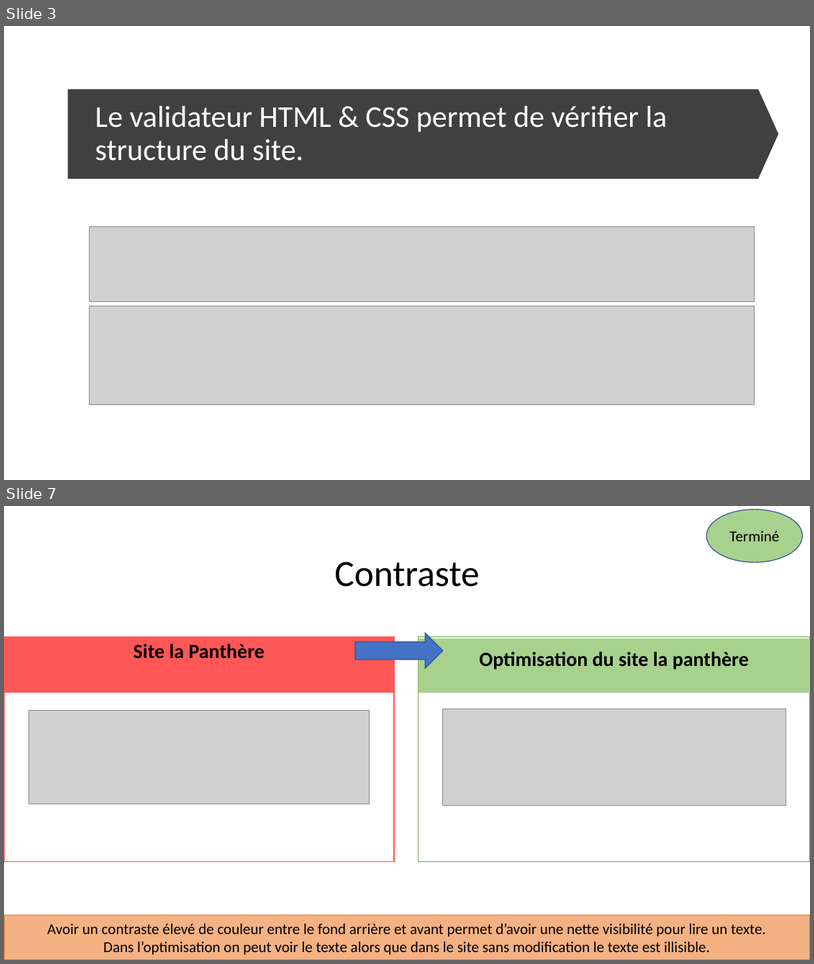
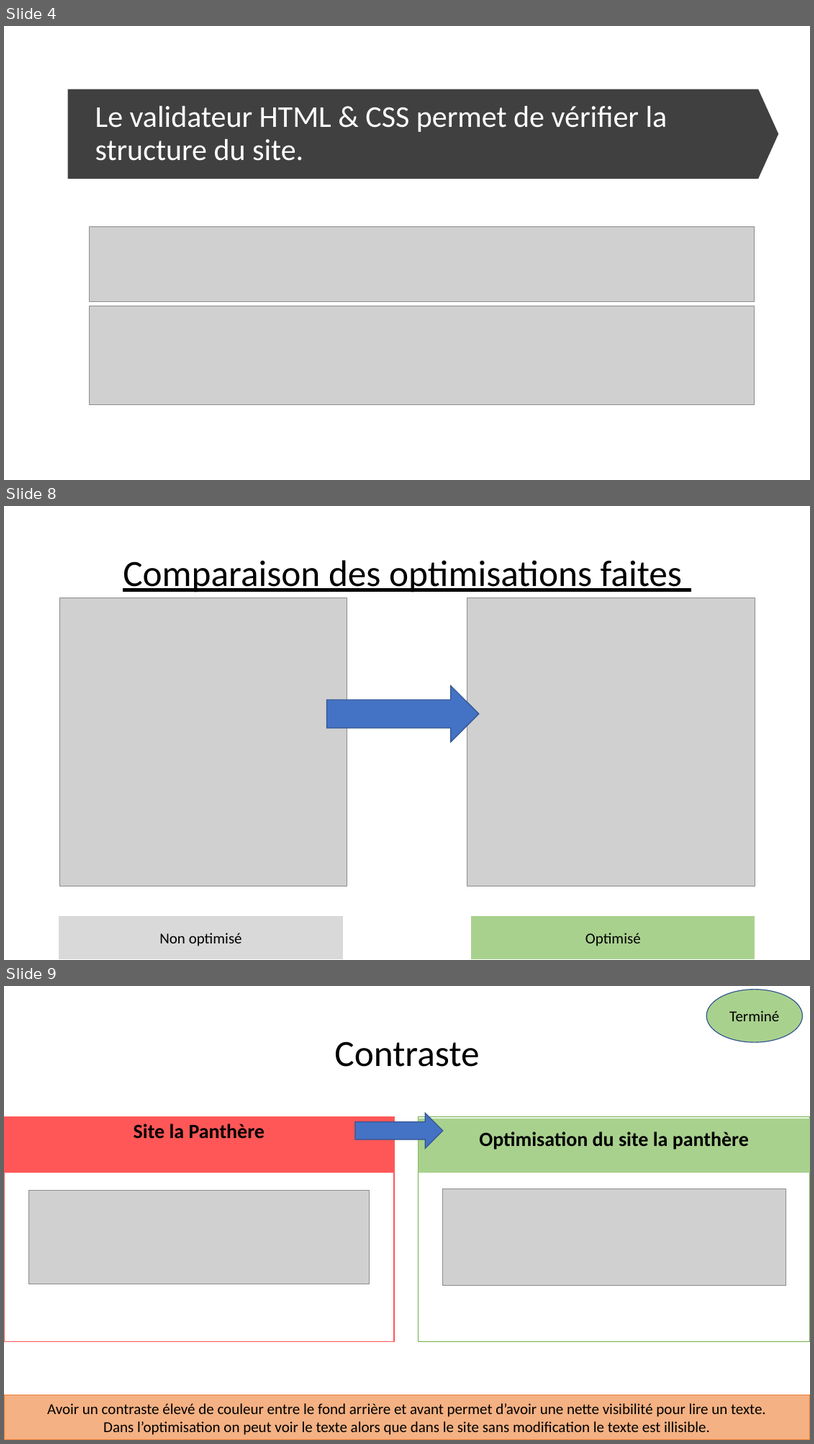
Before and after one commit to LimDavid458/la-panthere-optimise, a slide deck: rapport-seo.pptx. Shown one above the other, each under a label of ours: slides 3 and 7 before the commit, slides 4, 8 and 9 after it; the slides between them are not shown. The pictures are 814x964 and 814x1444 pixels, drawn with LibreOffice and Linux fonts; fonts in the diff are those of the drawing; grey boxes stand for pictures. Boxes give left, top, right and bottom in pixels: in the first picture for what was removed or moved away, otherwise in the second. Text is boxed around its words. In the diff, an @@ line names an element or a change of style, - is before the commit and + after.

```diff
--- a/rapport-seo.pptx
+++ b/rapport-seo.pptx
@@ slide 8 added at bbox=[4, 506, 810, 960], background #FFFFFF @@
@@ title added at bbox=[123, 560, 682, 592], 44 pt, text #000000, underline @@
+Comparaison des optimisations faites
@@ picture added at bbox=[59, 598, 347, 886] @@
@@ picture added at bbox=[468, 598, 756, 886] @@
@@ right arrow added at bbox=[327, 686, 479, 742], fill #4472C4, outline #325491 1 pt @@
@@ rectangle added at bbox=[59, 916, 343, 959], fill #D9D9D9, outline #D9D9D9 1 pt, 18 pt, text #000000 @@
+Non optimisé
@@ rectangle added at bbox=[472, 916, 756, 959], fill #A9D18E, outline #A9D18E 1 pt, 18 pt, text #000000 @@
+Optimisé
@@ what was slide 3 is now slide 4 @@
@@ what was slide 7 is now slide 9 @@
```
Also in this commit, not shown: 6 slides changed, 3 other slides added, 2 other files.
